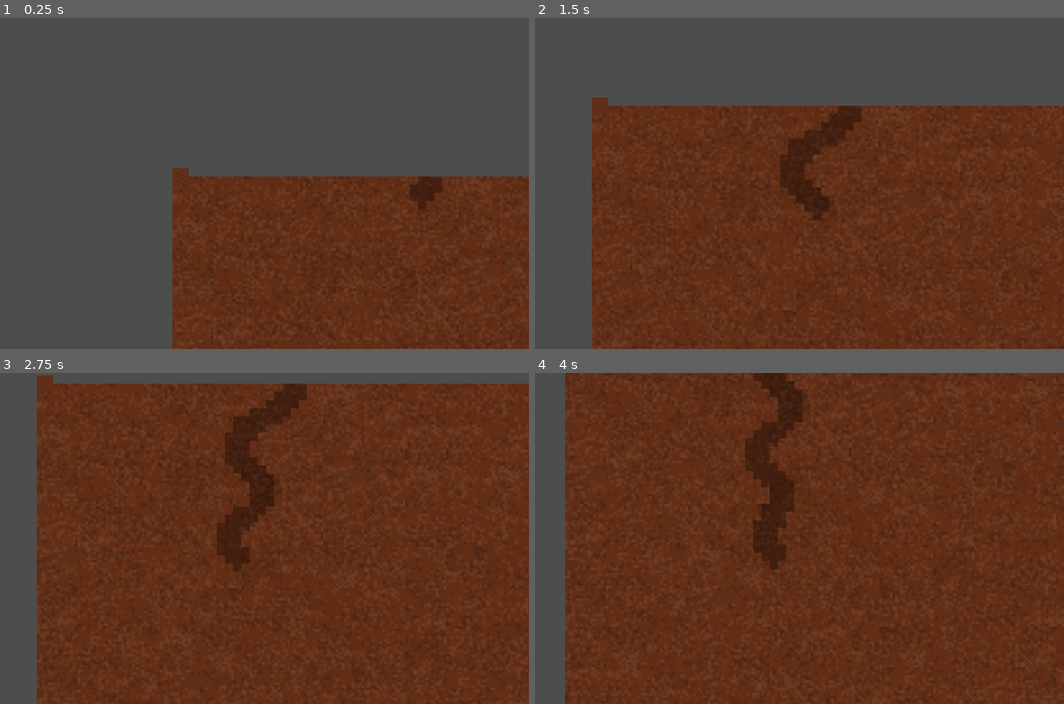
Above: before the commit, frames 1-4 (two rows, left to right).
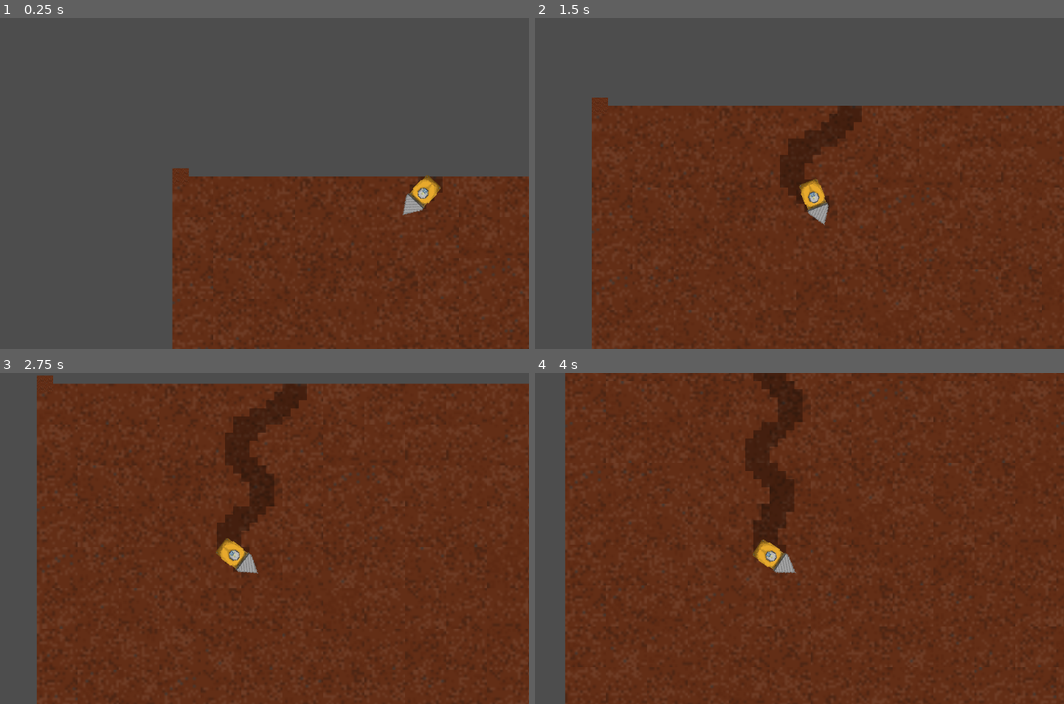
Above: after the commit, the same moments.

Repository: F1ejm/Bratislava_GameJam
Game: Godot game, scene res://Main/Main.tscn
Two runs of this game, one before a commit and one after it. Both use one fixed random seed, a clock stepped at 60 frames per second and the inputs below.
Inputs (mouse positions are in pixels of both pictures, inside the frame that each line leads up to):
- Up to frame 1 (0.25 s): no input
- Up to frame 2 (1.5 s): move the mouse to (900, 166) at 0.52 s; move the mouse to (651, 200) at 1.27 s
- Up to frame 3 (2.75 s): move the mouse to (290, 465) at 2.02 s
- Up to frame 4 (4 s): move the mouse to (741, 604) at 2.77 s; move the mouse to (947, 588) at 3.52 s

The runs differ from the first frame. In frame 1, 0.5% of the frame differs, in the area x 76-84%, y 47-60%; in frame 2, 0.5%, in the area x 49-56%, y 48-63%; in frame 3, 0.5%; in frame 4, 0.5%.

Commit message:
animation

Diff:
--- a/Miner/miner.gd
+++ b/Miner/miner.gd
@@ -8,9 +8,12 @@
 
 var torotation = 0
 
+@export var anim : AnimationPlayer
+
 @onready var player_camera: Camera2D = $"../PlayerCamera"
 
 func _ready() -> void:
+	anim.play("drill")
 	for i in range(0,20):
 		spawnTail(1)
 
--- a/Miner/miner.tscn
+++ b/Miner/miner.tscn
@@ -1,12 +1,55 @@
 [gd_scene format=3 uid="uid://bkh1l86ybykfh"]
 
 [ext_resource type="Script" uid="uid://b65wqngnhjbyb" path="res://Miner/miner.gd" id="1_qjko8"]
+[ext_resource type="Texture2D" uid="uid://cocsmookrc5ij" path="res://grafiki/pixil-frame-0_2.png" id="2_d2glt"]
+[ext_resource type="Texture2D" uid="uid://6shuns8sthti" path="res://grafiki/pixil-frame-0_3.png" id="3_yrdpm"]
+[ext_resource type="Texture2D" uid="uid://c4cslq2cuofd6" path="res://grafiki/pixil-frame-0_4.png" id="4_jklhs"]
 
 [sub_resource type="CircleShape2D" id="CircleShape2D_2degd"]
 
-[node name="Miner" type="CharacterBody2D" unique_id=543357979]
+[sub_resource type="Animation" id="Animation_6ed8r"]
+length = 0.001
+tracks/0/type = "value"
+tracks/0/imported = false
+tracks/0/enabled = true
+tracks/0/path = NodePath("Sprite2D:texture")
+tracks/0/interp = 1
+tracks/0/loop_wrap = true
+tracks/0/keys = {
+"times": PackedFloat32Array(0),
+"transitions": PackedFloat32Array(1),
+"update": 1,
+"values": [ExtResource("2_d2glt")]
+}
+
+[sub_resource type="Animation" id="Animation_gsura"]
+resource_name = "drill"
+length = 0.25
+loop_mode = 1
+step = 0.0
+tracks/0/type = "value"
+tracks/0/imported = false
+tracks/0/enabled = true
+tracks/0/path = NodePath("Sprite2D:texture")
+tracks/0/interp = 1
+tracks/0/loop_wrap = true
+tracks/0/keys = {
+"times": PackedFloat32Array(0, 0.106666684, 0.21333337),
+"transitions": PackedFloat32Array(1, 1, 1),
+"update": 1,
+"values": [ExtResource("2_d2glt"), ExtResource("3_yrdpm"), ExtResource("4_jklhs")]
+}
+
+[sub_resource type="AnimationLibrary" id="AnimationLibrary_yrdpm"]
+_data = {
+&"RESET": SubResource("Animation_6ed8r"),
+&"drill": SubResource("Animation_gsura")
+}
+
+[node name="Miner" type="CharacterBody2D" unique_id=543357979 node_paths=PackedStringArray("anim")]
 motion_mode = 1
 script = ExtResource("1_qjko8")
+anim = NodePath("AnimationPlayer")
 
 [node name="CollisionShape2D" type="CollisionShape2D" parent="." unique_id=178859463]
 shape = SubResource("CircleShape2D_2degd")
@@ -18,3 +61,13 @@
 
 [node name="TailSP" type="Node2D" parent="." unique_id=1198123025]
 position = Vector2(0, -15)
+
+[node name="AnimationPlayer" type="AnimationPlayer" parent="." unique_id=865181432]
+libraries/ = SubResource("AnimationLibrary_yrdpm")
+
+[node name="Sprite2D" type="Sprite2D" parent="." unique_id=34137725]
+texture_filter = 1
+texture_repeat = 1
+rotation = 3.1415927
+scale = Vector2(1.8173195, 1.8173194)
+texture = ExtResource("2_d2glt")
